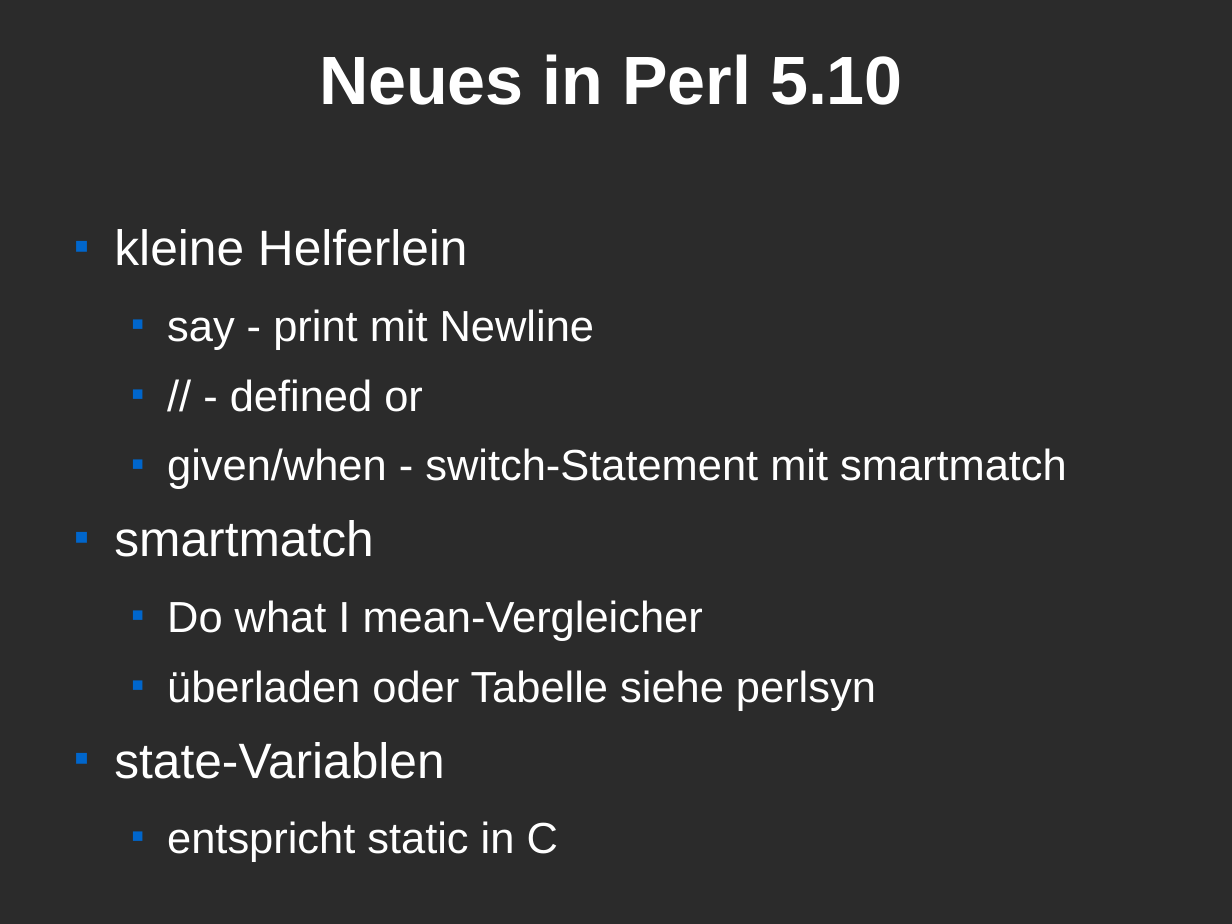
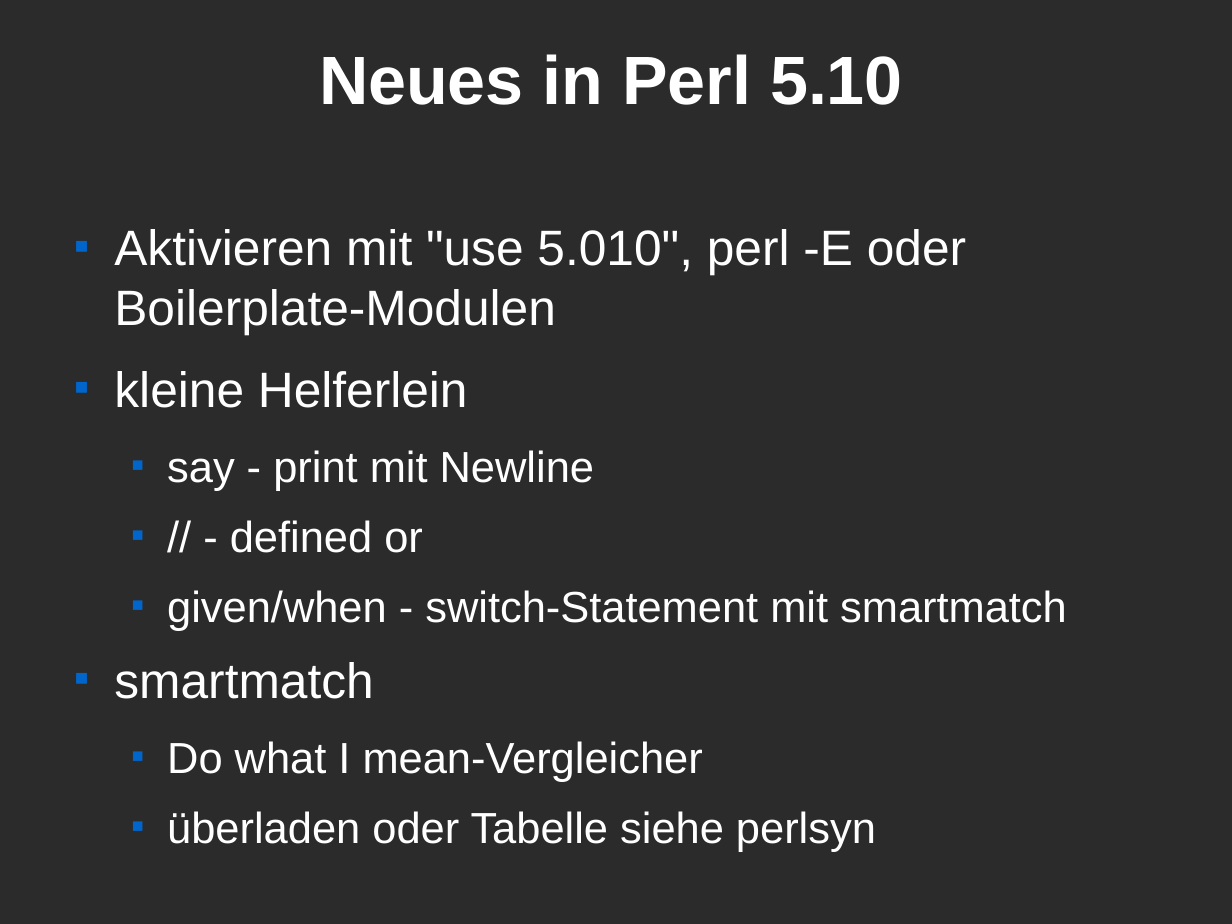
Before and after one commit to Caldrin/Vortrag_CLT, a slide deck: slide 2 of Modern Perl.odp. Drawn at 1232x924 pixels with LibreOffice and Linux fonts; fonts in the diff are those of the drawing; background and template pictures are left out; a plain dark background stands for a picture behind light text. Boxes give left, top, right and bottom in pixels: in the first picture for what was removed or moved away, otherwise in the second. Text is boxed around its words. In the diff, an @@ line names an element or a change of style, - is before the commit and + after.

```diff
--- a/Modern Perl.odp
+++ b/Modern Perl.odp
@@ text at (x1=114, y1=229, x2=966, y2=335): paragraph added @@
+■ Aktivieren mit "use 5.010", perl -E oder Boilerplate-Modulen
@@ text at (x1=114, y1=742, x2=558, y2=862): paragraphs removed @@
-■ state-Variablen
-  ■ entspricht static in C
```
Also in this commit, not shown: 4 other slides changed, 4 slides added, 5 slides removed.
